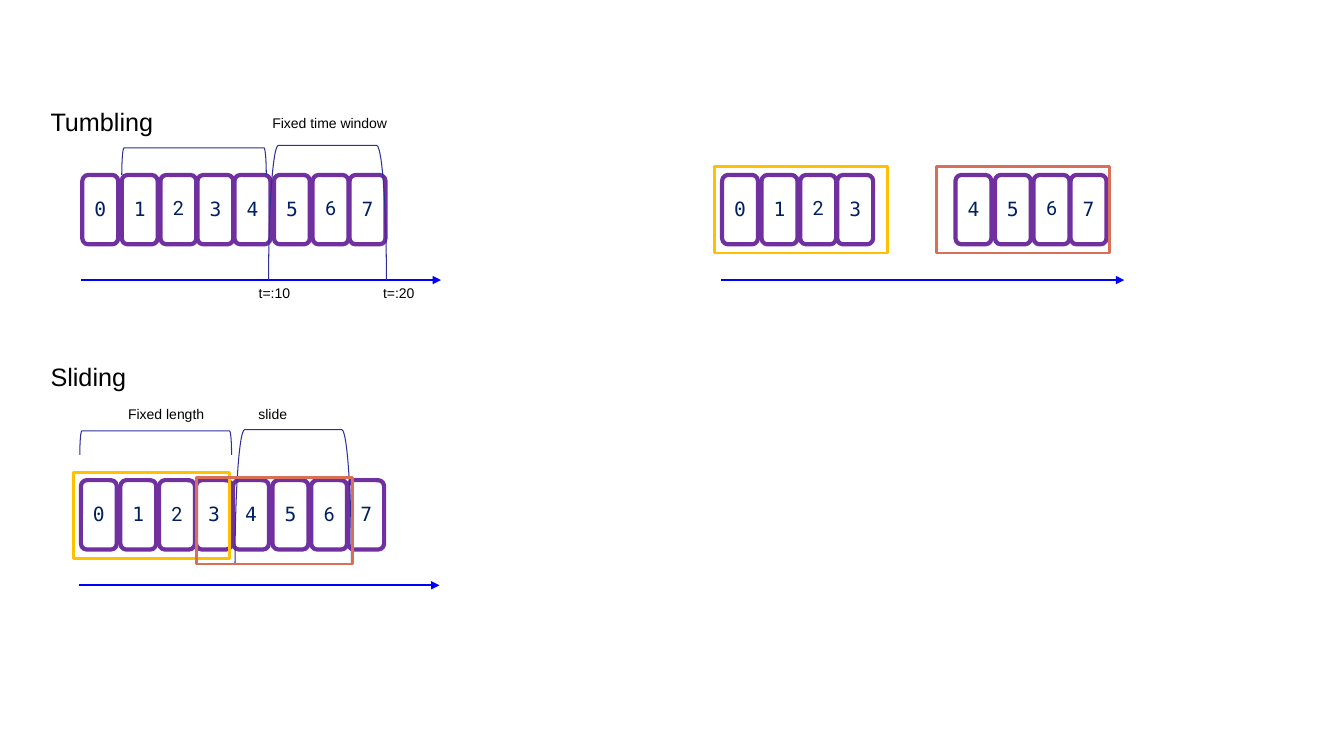
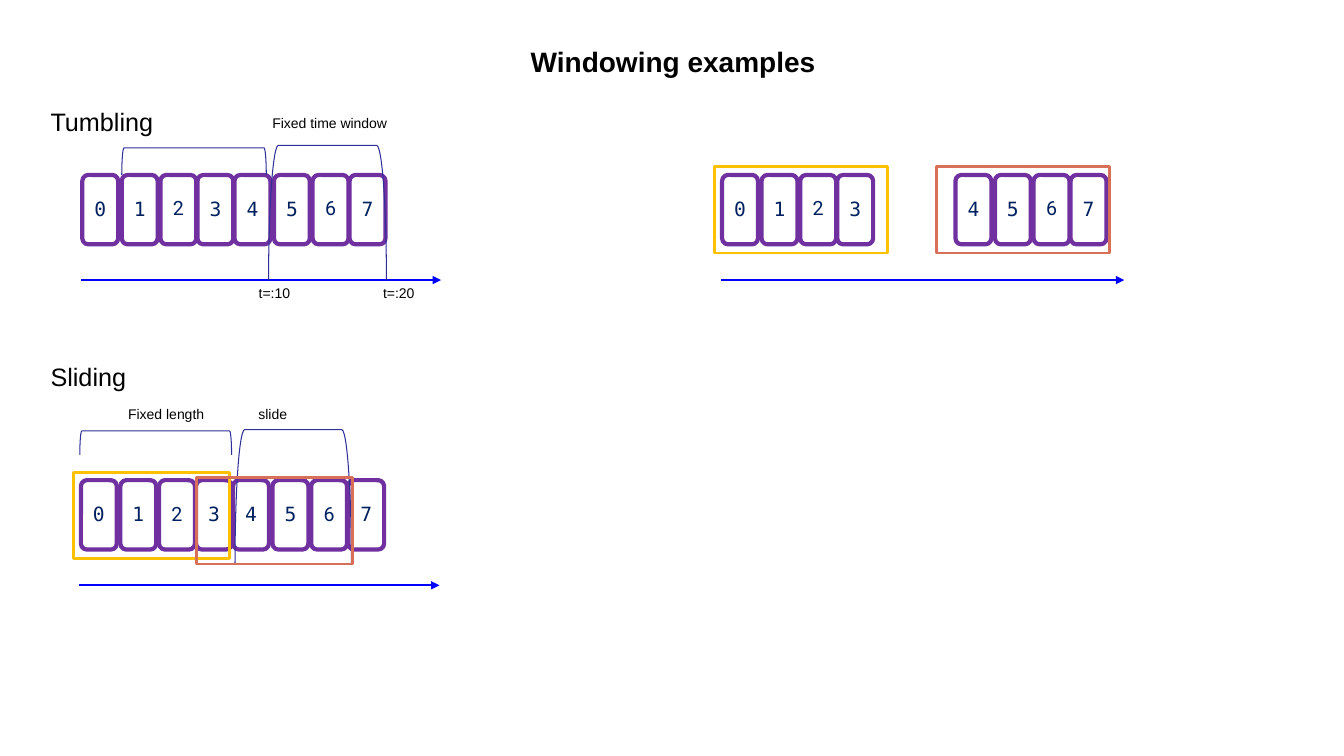
Before and after one commit to jbcodeforce/flink-studies, a slide deck: slide 6 of docs/Diagrams.pptx (slide 4 before the commit). Drawn at 1344x756 pixels with LibreOffice and Linux fonts; fonts in the diff are those of the drawing. Boxes give left, top, right and bottom in pixels: in the first picture for what was removed or moved away, otherwise in the second. Text is boxed around its words. In the diff, an @@ line names an element or a change of style, - is before the commit and + after.

```diff
--- a/docs/Diagrams.pptx
+++ b/docs/Diagrams.pptx
@@ title added at (531,51,816,77), 20 pt, text #000000, bold @@
+Windowing examples
```
Also in this commit, not shown: 4 slides added, 11 other files.
